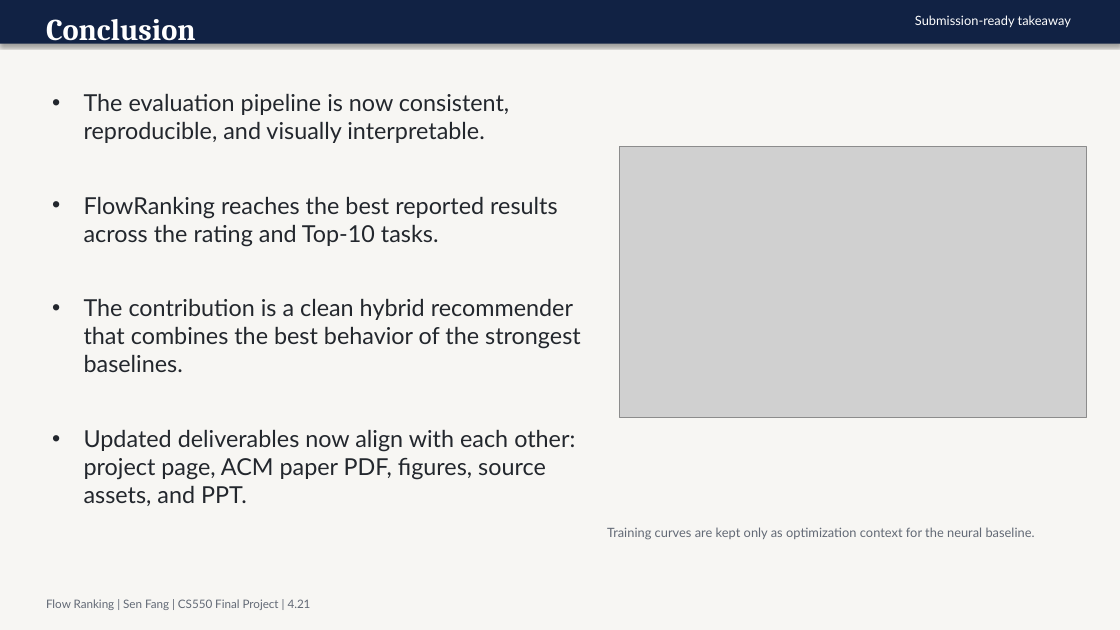
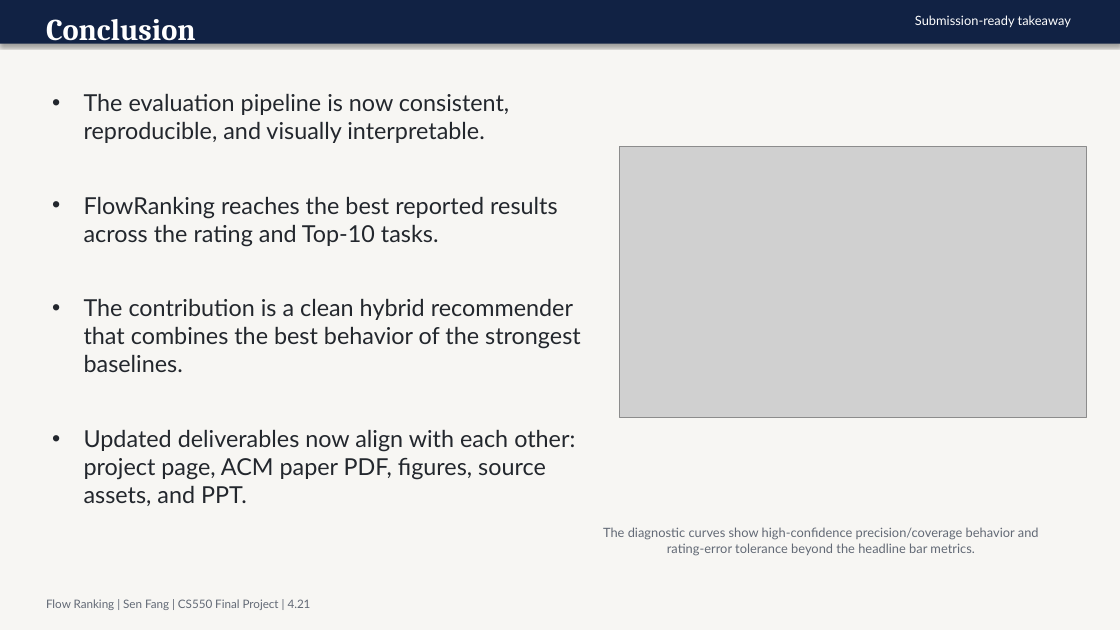
Before and after one commit to FangSen9000/FlowRanking, a slide deck: slide 7 of assets/flow_ranking_slides.pptx. Drawn at 1120x630 pixels with LibreOffice and Linux fonts; fonts in the diff are those of the drawing; grey boxes stand for pictures. Boxes give left, top, right and bottom in pixels: in the first picture for what was removed or moved away, otherwise in the second. Text is boxed around its words. In the diff, an @@ line names an element or a change of style, - is before the commit and + after.

Commit message:
Update FlowRanking diagnostics and results

```diff
--- a/assets/flow_ranking_slides.pptx
+++ b/assets/flow_ranking_slides.pptx
@@ text at (x1=603, y1=527, x2=1039, y2=556): text changed @@
-Training curves are kept only as optimization context for the neural baseline.
+The diagnostic curves show high-confidence precision/coverage behavior and rating-error tolerance beyond the headline bar metrics.
```
Also in this commit, not shown: 1 other slide changed, 18 other files.
